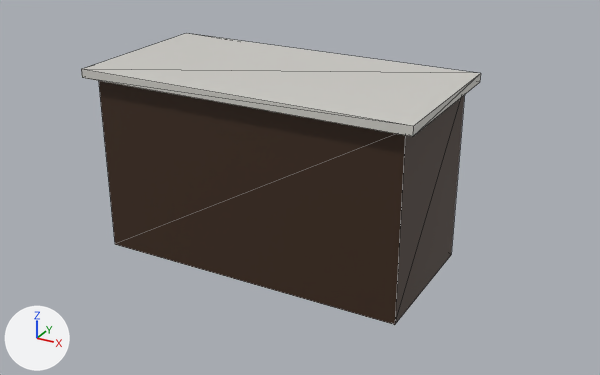
One commit to the glTF model frontend/static/3d-studio/models/furniture/kitchenisland-lite.glb: the scene before it, then after it.
Rendered twice from a 50 mm lens placed at (1.83, -3.13, 1.92), pointed at (0.1, 0.01, 0.35). The axes (+X, +Y, +Z) are drawn at lower left. The lights are the same throughout. The picture after the commit comes second. Mesh edges are drawn as thin lines. Where no turn or scale is listed for an object, it has been applied to the vertices. Vertices at exactly the same position are counted once.

Objects in the first picture: 'material-0-body', 'material-1-top'.
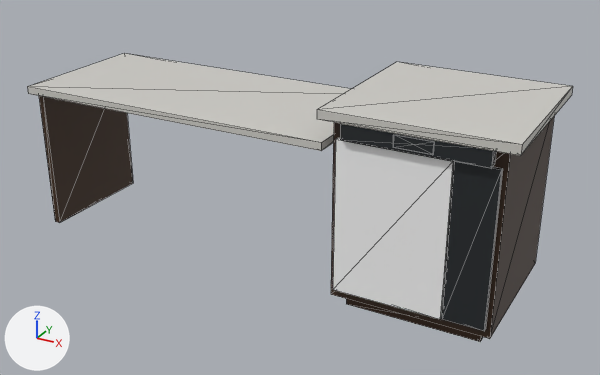
Patch to the scene script:
```diff
--- a/frontend/static/3d-studio/models/furniture/kitchenisland-lite.glb.py
+++ b/frontend/static/3d-studio/models/furniture/kitchenisland-lite.glb.py
@@ mat_material_5_leg @@
+mat_material_5_leg = principled_material('material-5-leg')
+mat_material_5_leg.base_color = (0.0497, 0.0222, 0.00802)  # brown #3f2916
+mat_material_5_leg.roughness = 0.66
@@ mat_material_4_base @@
+mat_material_4_base = principled_material('material-4-base')
+mat_material_4_base.base_color = (0.0497, 0.0222, 0.00802)  # brown #3f2916
+mat_material_4_base.roughness = 0.66
@@ mat_material_3_metal @@
+mat_material_3_metal = principled_material('material-3-metal')
+mat_material_3_metal.base_color = (0.0284, 0.0331, 0.0369)  # dark grey #2f3336
+mat_material_3_metal.metallic = 0.28
+mat_material_3_metal.roughness = 0.34
@@ mat_material_2_door @@
+mat_material_2_door = principled_material('material-2-door')
+mat_material_2_door.base_color = (1.0, 1.0, 1.0)  # white #ffffff
+mat_material_2_door.metallic = 0.06
+mat_material_2_door.roughness = 0.42
@@ me_mesh_0 @@
 # used by ob_material_0_body; location = (0.0, 0.0, 0.0)
-me_mesh_0.from_pydata(...)  # 8 vertices, 12 faces; spans x -0.75..0.75, y -0.35..0.35, z 0.0..0.86
+me_mesh_0.from_pydata(...)  # 8 vertices, 12 faces; spans x 0.45..1.15, y -0.35..0.35, z 0.06..0.86
+# me_mesh_0 part 1: the whole mesh is scaled about its middle by (0.467, 1, 0.933), then moved by (0.8, 0.0, 0.03)
 me_mesh_0.materials.append(mat_material_0_body)
@@ me_mesh_1 @@
 # used by ob_material_1_top; location = (0.0, 0.0, 0.0)
-me_mesh_1.from_pydata(...)  # 8 vertices, 12 faces; spans x -0.8..0.8, y -0.4..0.4, z 0.86..0.9
+me_mesh_1.from_pydata(...)  # 16 vertices, 24 faces; spans x -1.2..1.2, y -0.4..0.4, z 0.71..0.9
+# me_mesh_1 part 2: the whole mesh is rebuilt
 me_mesh_1.materials.append(mat_material_1_top)
@@ me_mesh_5 @@
+me_mesh_5.from_pydata(...)  # a box spanning x -1.195..-1.165, y -0.3..0.3, z 0.0..0.717
+me_mesh_5.materials.append(mat_material_5_leg)  # brown #3f2916
@@ me_mesh_4 @@
+me_mesh_4.from_pydata(...)  # a box spanning x 0.5..1.1, y -0.3..0.3, z 0.0..0.062
+me_mesh_4.materials.append(mat_material_4_base)  # brown #3f2916
@@ me_mesh_3 @@
+me_mesh_3.from_pydata(...)  # a box spanning x 0.5..1.1, y -0.394..-0.35, z 0.79..0.864; a box spanning x 0.72..0.88, y -0.396..-0.39, z 0.8..0.85; a box spanning x 0.954..1.13, y -0.368..-0.35, z 0.1..0.78
+me_mesh_3.materials.append(mat_material_3_metal)  # dark grey #2f3336
@@ me_mesh_2 @@
+me_mesh_2.from_pydata(...)  # a box spanning x 0.47..0.95, y -0.372..-0.35, z 0.1..0.78
+me_mesh_2.materials.append(mat_material_2_door)  # white #ffffff
@@ ob_material_5_leg @@
+ob_material_5_leg = bpy.data.objects.new('material-5-leg', me_mesh_5)
+ob_material_5_leg.location = (0.0, 0.0, 0.0)
@@ ob_material_4_base @@
+ob_material_4_base = bpy.data.objects.new('material-4-base', me_mesh_4)
+ob_material_4_base.location = (0.0, 0.0, 0.0)
@@ ob_material_3_metal @@
+ob_material_3_metal = bpy.data.objects.new('material-3-metal', me_mesh_3)
+ob_material_3_metal.location = (0.0, 0.0, 0.0)
@@ ob_material_2_door @@
+ob_material_2_door = bpy.data.objects.new('material-2-door', me_mesh_2)
+ob_material_2_door.location = (0.0, 0.0, 0.0)
```

Location of each change, (x1, y1, x2, y2) in pixels of the pictures (600 x 375 px):
'material-0-body', moved, rescaled (39% narrower, 9% shorter): before (99, 81, 464, 325); after (331, 117, 554, 339)
'material-1-top', reshaped (36% wider): before (81, 33, 481, 136); after (27, 53, 573, 156)
'material-2-door', added: after (333, 138, 454, 319)
'material-3-metal', added: after (340, 124, 503, 331)
'material-5-leg', added: after (39, 96, 133, 223)
'material-4-base', added: after (346, 299, 483, 342)
